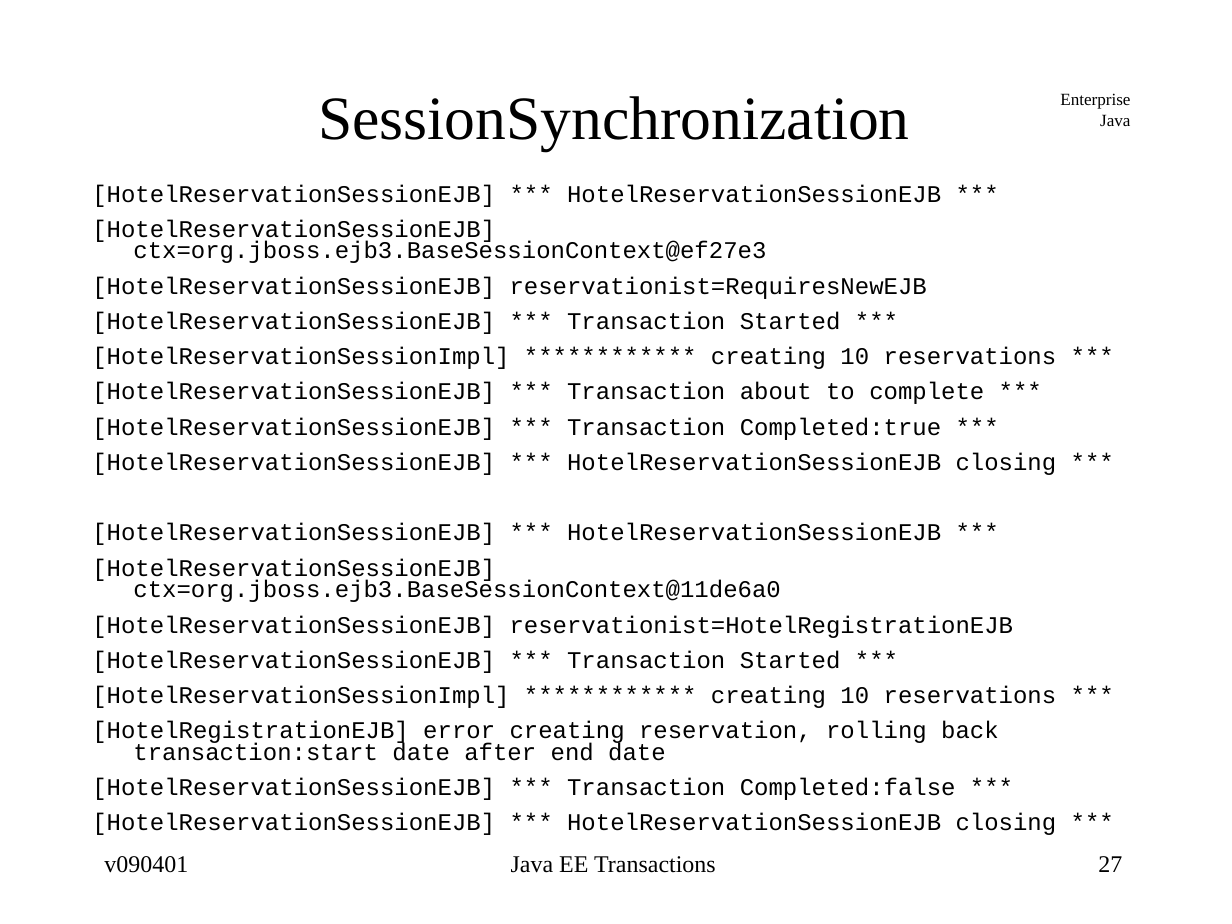
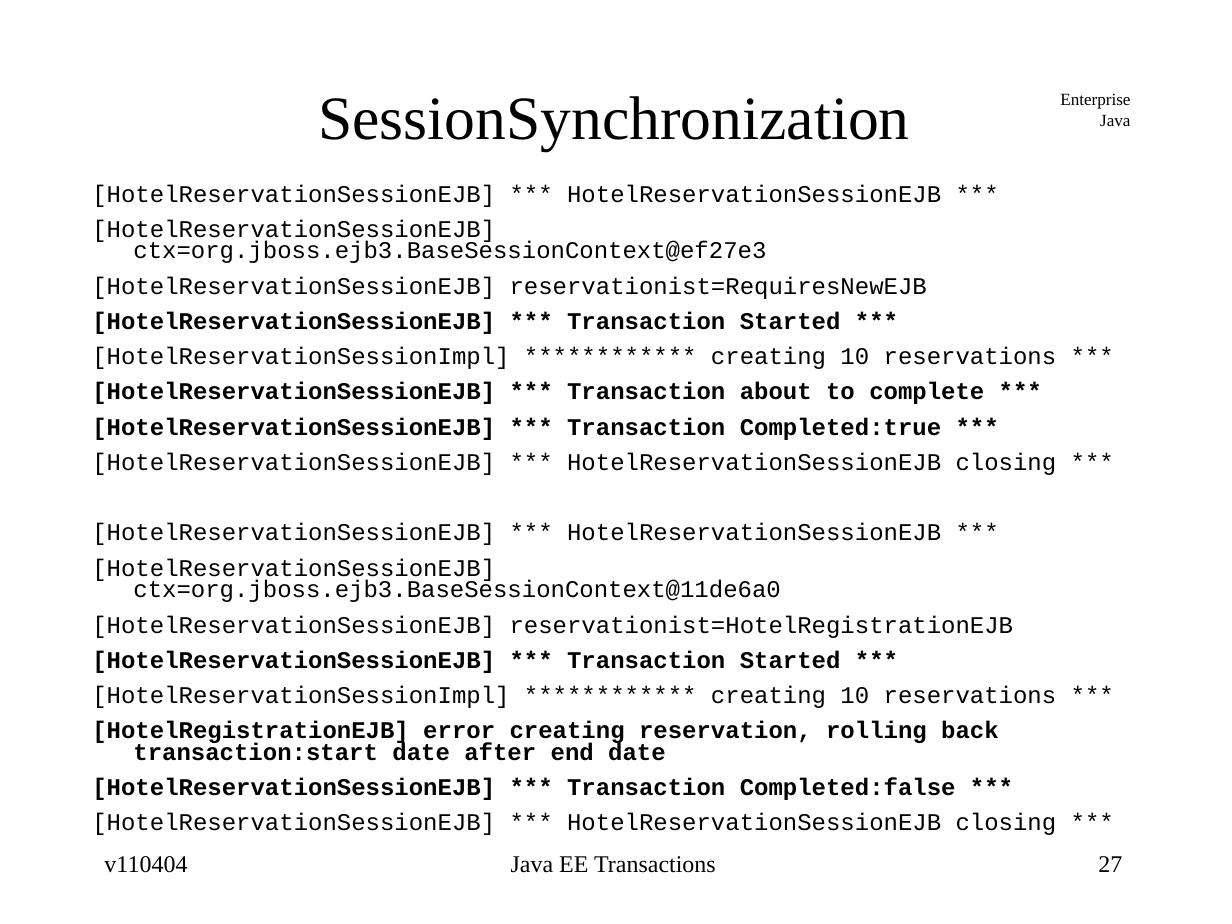
Before and after one commit to jcstaff/ejava-javaee, a slide deck: slide 27 of txReservation/src/site/resources/lectures/javaeeTransactions.ppt. Drawn at 1232x924 pixels with LibreOffice and Linux fonts; fonts in the diff are those of the drawing. Boxes give left, top, right and bottom in pixels: in the first picture for what was removed or moved away, otherwise in the second. Text is boxed around its words. In the diff, an @@ line names an element or a change of style, - is before the commit and + after.

```diff
--- a/txReservation/src/site/resources/lectures/javaeeTransactions.ppt
+++ b/txReservation/src/site/resources/lectures/javaeeTransactions.ppt
@@ text at (x1=92, y1=311, x2=999, y2=800): bold on in "[HotelReservationSessionEJB] *** Transaction Started ***", "[HotelReservationSessionEJB] *** Transaction about to comple ...", "[HotelReservationSessionEJB] *** Transaction Completed:true  ...", "[HotelReservationSessionEJB] *** Transaction Started ***" and 2 more places @@
@@ text at (x1=104, y1=856, x2=187, y2=873): text changed @@
-v090401
+v110404
```
Also in this commit, not shown: 40 other slides changed, 3 other files.
